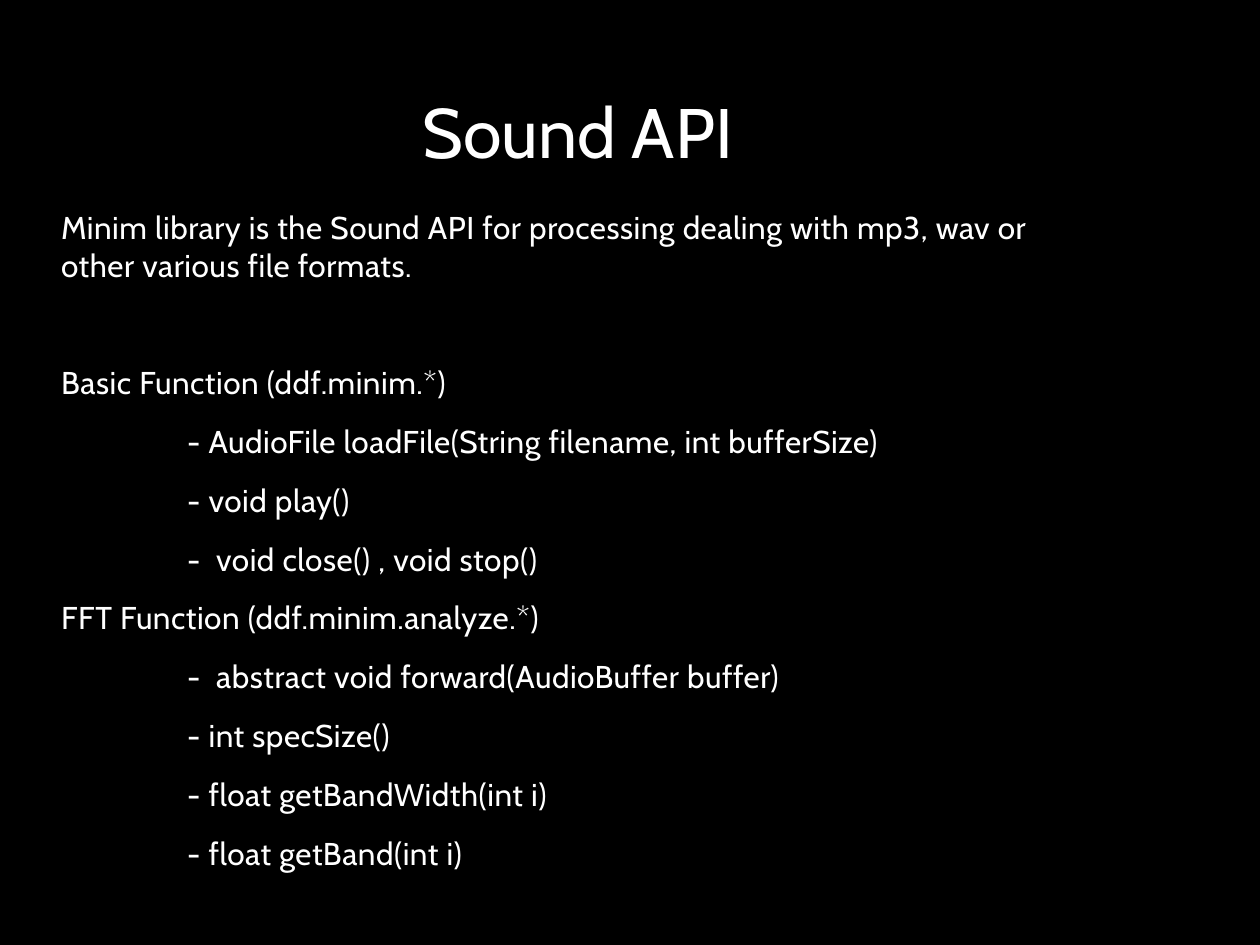
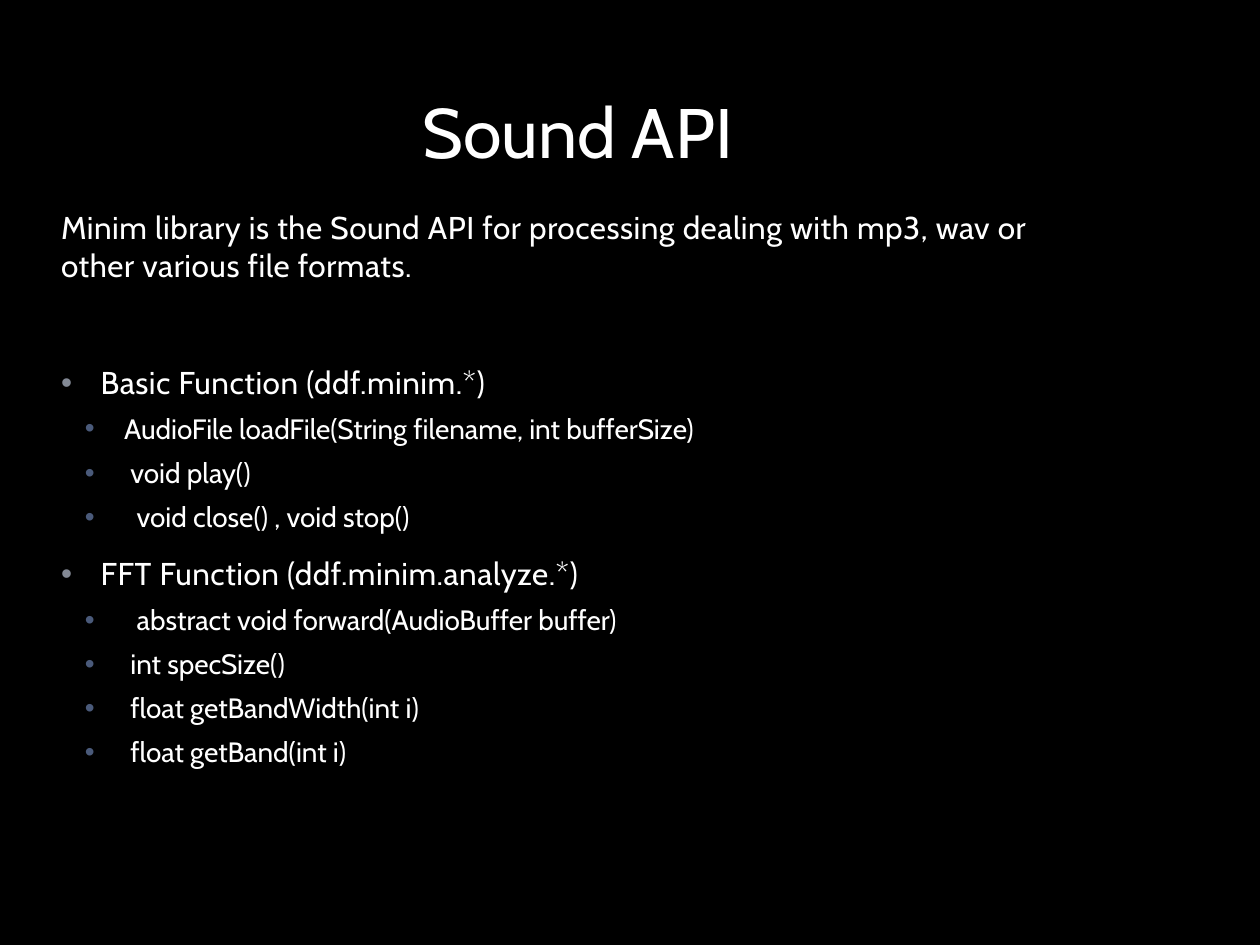
Before and after one commit to jjliang/5x5x5LEDCubeArduino, a slide deck: slide 15 of 5x5x5 LED Cube.pptx (slide 14 before the commit). Drawn at 1260x945 pixels with LibreOffice and Linux fonts; fonts in the diff are those of the drawing; background and template pictures are left out. Boxes give left, top, right and bottom in pixels: in the first picture for what was removed or moved away, otherwise in the second. Text is boxed around its words. In the diff, an @@ line names an element or a change of style, - is before the commit and + after.

```diff
--- a/5x5x5 LED Cube.pptx
+++ b/5x5x5 LED Cube.pptx
@@ text at box(101, 370, 578, 592): bullet none to • @@
@@ text at box(124, 418, 693, 534): text changed; size 18 to 16 pt @@
-- AudioFile loadFile(String filename, int bufferSize)
-- void play()
-- void close() , void stop()
+  • AudioFile loadFile(String filename, int bufferSize)
+  • void play()
+  • void close() , void stop()
@@ text at box(130, 609, 616, 769): text changed; size 18 to 16 pt @@
-- abstract void forward(AudioBuffer buffer)
-- int specSize()
-- float getBandWidth(int i)
-- float getBand(int i)
+  • abstract void forward(AudioBuffer buffer)
+  • int specSize()
+  • float getBandWidth(int i)
+  • float getBand(int i)
```
Also in this commit, not shown: 4 other slides changed, 2 slides added.
